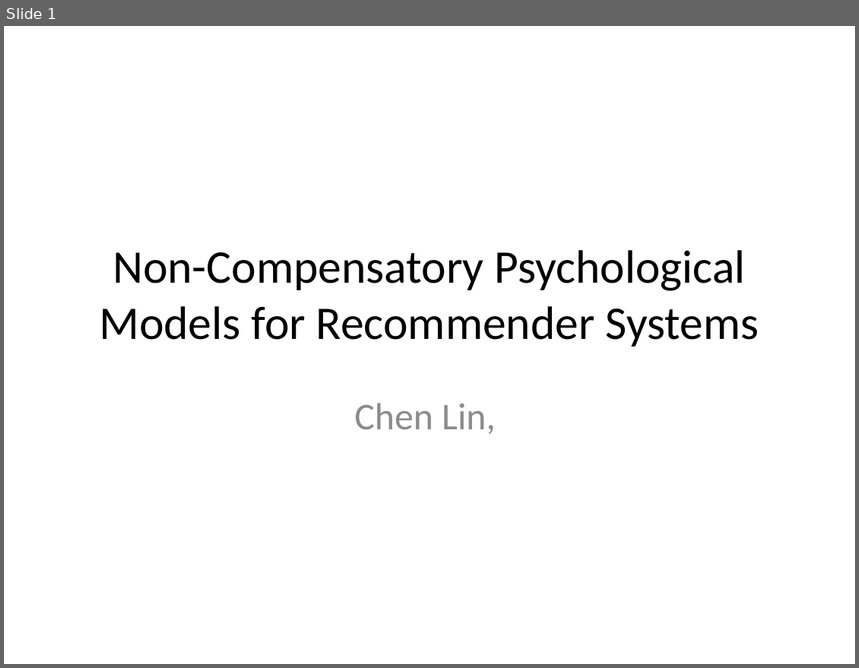
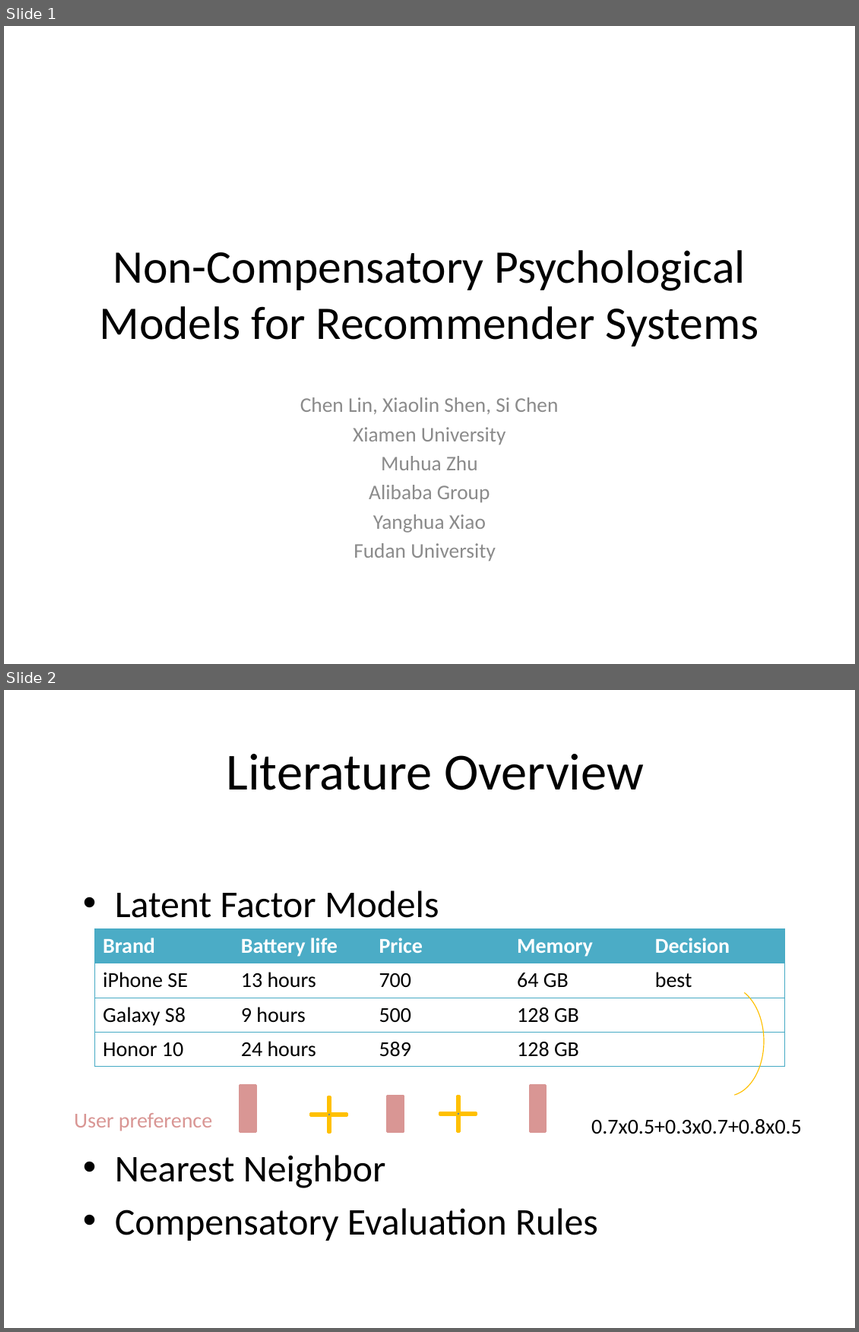
Before and after one commit to cheyennelin/0Psychological, a slide deck: Non-Compensatory Psychological Models for Recommender Systems.pptx. Shown one above the other, each under a label of ours: slide 1 before the commit, slides 1 and 2 after it. The pictures are 859x668 and 859x1332 pixels, drawn with LibreOffice and Linux fonts; fonts in the diff are those of the drawing. Boxes give left, top, right and bottom in pixels: in the first picture for what was removed or moved away, otherwise in the second. Text is boxed around its words. In the diff, an @@ line names an element or a change of style, - is before the commit and + after.

```diff
--- a/Non-Compensatory Psychological Models for Recommender Systems.pptx
+++ b/Non-Compensatory Psychological Models for Recommender Systems.pptx
@@ slide 2 added at (x1=4, y1=690, x2=855, y2=1328), background #FFFFFF @@
@@ title added at (x1=226, y1=754, x2=644, y2=790), 44 pt, text #000000 @@
+Literature Overview
@@ text added at (x1=115, y1=891, x2=598, y2=1241), 32 pt, text #000000 @@
+• Latent Factor Models
+• Nearest Neighbor
+• Compensatory Evaluation Rules
@@ table added at (x1=94, y1=929, x2=784, y2=1067), 4 rows, 5 columns @@
+Brand | Battery life | Price | Memory | Decision
+iPhone SE | 13 hours | 700 | 64 GB | best
+Galaxy S8 | 9 hours | 500 | 128 GB | 
+Honor 10 | 24 hours | 589 | 128 GB | 
@@ arc (boxed as its full ellipse) added at (x1=691, y1=986, x2=764, y2=1096), outline #FFC000 0.75 pt @@
@@ rectangle added at (x1=240, y1=1086, x2=255, y2=1132), fill #D99694, outline #D99694 2 pt @@
@@ plus added at (x1=311, y1=1097, x2=348, y2=1132), fill #4F81BD, outline #FFC000 2 pt @@
@@ rectangle added at (x1=387, y1=1096, x2=402, y2=1132), fill #D99694, outline #D99694 2 pt @@
@@ plus added at (x1=439, y1=1096, x2=477, y2=1132), fill #4F81BD, outline #FFC000 2 pt @@
@@ rectangle added at (x1=530, y1=1086, x2=545, y2=1132), fill #D99694, outline #D99694 2 pt @@
@@ text added at (x1=74, y1=1113, x2=212, y2=1132), 18 pt, text #D99694 @@
+User preference
@@ text added at (x1=591, y1=1119, x2=802, y2=1135), 18 pt, text #000000 @@
+0.7x0.5+0.3x0.7+0.8x0.5
@@ slide 1 changed as well @@
@@ subtitle at (x1=300, y1=398, x2=558, y2=562): text changed; size 32 to 17.6 pt @@
-Chen Lin,
+Chen Lin, Xiaolin Shen, Si Chen
+Xiamen University
+Muhua Zhu
+Alibaba Group
+Yanghua Xiao
+Fudan University
```
Also in this commit, not shown: 7 other slides added, 3 other files.
